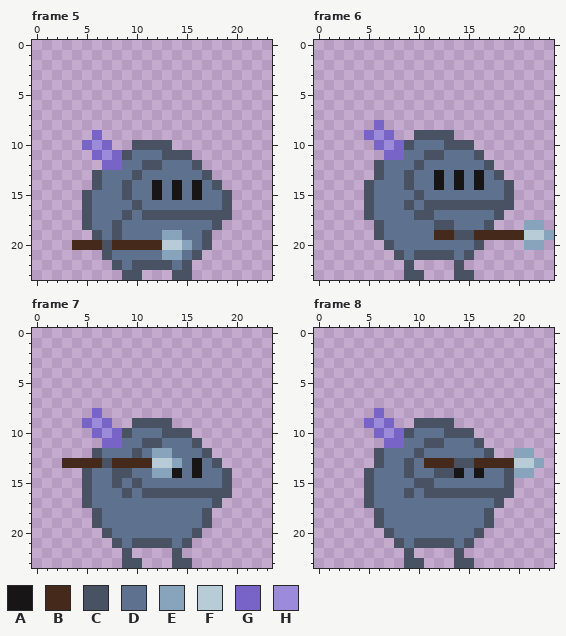
A pixel-art file gets an edit: aseprite files/sir-helmet.aseprite. That is the earlier state.
24x24 pixels, 20 frames. Shown: frame 5, frame 6, frame 7, frame 8. The commit also changed other frames, which this record leaves out.
Palette (. is transparent): A #171516  B #452a1b  C #485262  D #5e718e  E #88a3bc  F #b8ccd8  G #7864c6  H #9c8bdb
The result:
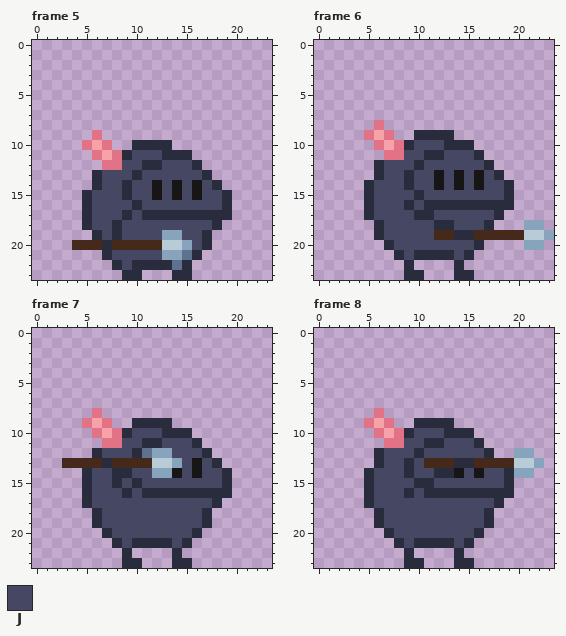
Colours new in this view: J #464762
Change:
layer "Sir Helmet" added
layer "Knight" added
layer "knight" removed
layer "visor" removed
layer "spear" removed
layer "arm" removed
Colour C changes from #485262 to #282c3c.
Colour G changes from #7864c6 to #e27285.
Colour H changes from #9c8bdb to #f6a2a8.
Frame 5, layer "Knight":
The edit turns colour D into colour J in row 11 at x 10 to 12; in row 12 at x 9 to 10 and 13 to 15; in row 13 at x 7 to 9 and 11 to 16; in row 14 at x 7 to 8, 10 to 11, 13, 15 and 17; in row 15 at x 6 to 8, 10 to 11, 13, 15 and 17 to 18; in row 16 at x 6 to 9 and 11 to 18.
The edit turns colour D into colour J in row 17 at x 6 to 8 and 10; in row 18 at x 6 to 7 and 9 to 17; in row 19 at x 7, 9 to 12 and 15 to 16; in row 20 at x 16; in row 21 at x 8 to 12; in row 22 at x 9.
Frame 6, layer "Knight":
The edit turns colour D into colour J in row 10 at x 10 to 12; in row 11 at x 9 to 10 and 13 to 15; in row 12 at x 7 to 9 and 11 to 16; in row 13 at x 7 to 8, 10 to 11, 13, 15 and 17; in row 14 at x 6 to 8, 10 to 11, 13, 15 and 17 to 18; in row 15 at x 6 to 9 and 11 to 18.
The edit turns colour D into colour J in row 16 at x 6 to 8 and 10; in row 17 at x 6 to 9 and 12 to 17; in row 18 at x 7 to 11 and 14 to 16; in row 19 at x 7 to 11; in row 20 at x 8 to 15; in row 21 at x 9 and 14.
Frame 7, layer "Knight":
The edit turns colour D into colour J in row 10 at x 10 to 12; in row 11 at x 9 to 10 and 13 to 15; in row 12 at x 7 to 9 and 14 to 16; in row 13 at x 15 and 17; in row 14 at x 6 to 7, 10 to 11, 15 and 17 to 18; in row 15 at x 6 to 7, 9 and 11 to 18.
The edit turns colour D into colour J in row 16 at x 6 to 8 and 10; in row 17 at x 6 to 17; in rows 18 to 19 at x 7 to 16; in row 20 at x 8 to 15; in row 21 at x 9 and 14.
Frame 8, layer "Knight":
The edit turns colour D into colour J in row 10 at x 10 to 12; in row 11 at x 9 to 10 and 13 to 15; in row 12 at x 7 to 9 and 11 to 16; in row 13 at x 7 to 8 and 10; in row 14 at x 6 to 8, 10 to 11, 15 and 17 to 18; in row 15 at x 6 to 9 and 12 to 18.
The edit turns colour D into colour J in row 16 at x 6 to 8 and 10; in row 17 at x 6 to 17; in rows 18 to 19 at x 7 to 16; in row 20 at x 8 to 15; in row 21 at x 9 and 14.
Boxes around the changes in both pictures, in picture pixels (x1, y1, x2, y2):
changed: (82, 130, 232, 280)
changed: (364, 120, 514, 280)
changed: (82, 408, 232, 568)
changed: (364, 408, 514, 568)
